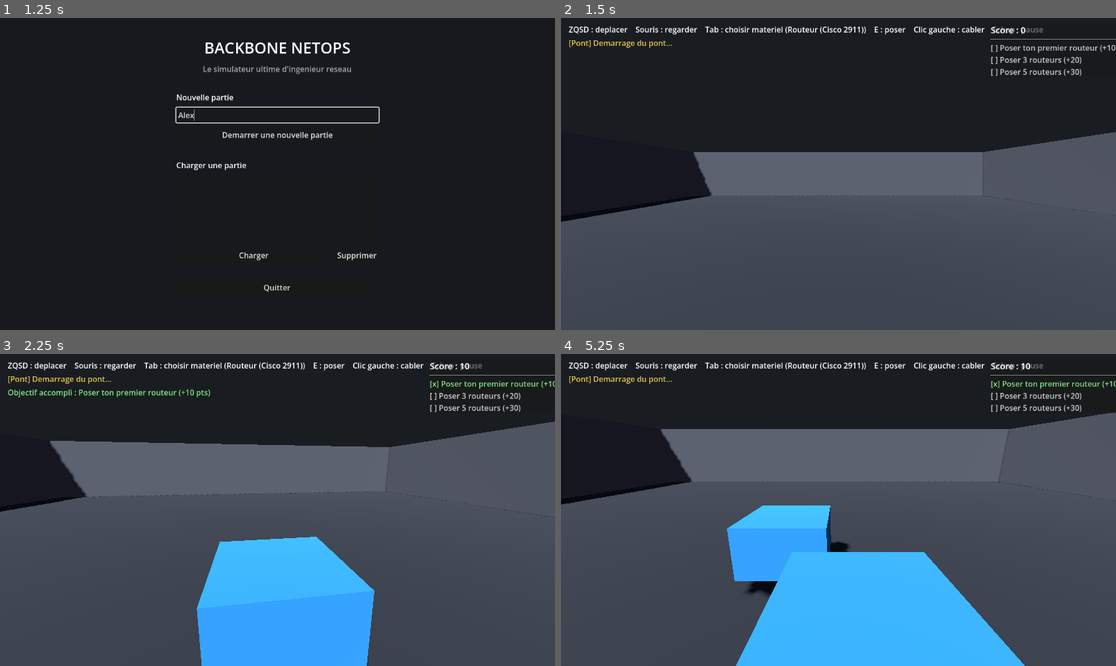
Above: before the commit, frames 1-4 (two rows, left to right).
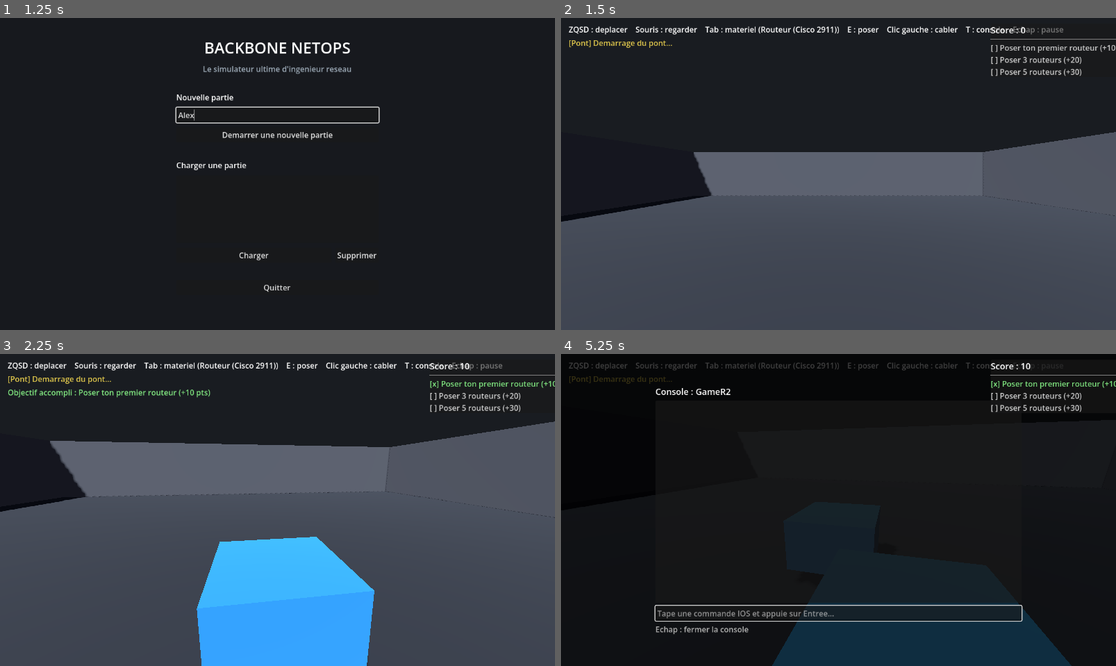
Above: after the commit, the same moments.

Repository: rme28/Backbone-NetOps
Game: Godot game, scene res://scenes/ui/menu.tscn
Same seed, same stepped clock (60 frames per second), same inputs: the game is played once before the commit and once after it.
Inputs (mouse positions are in pixels of both pictures, inside the frame that each line leads up to):
- Up to frame 1 (1.25 s): click (277, 114) at 0.52 s; type "Alex" at 0.6 s
- Up to frame 2 (1.5 s): click "Demarrer une nouvelle partie" at 1.25 s
- Up to frame 3 (2.25 s): tap Enter at 2 s; move the mouse to (305, 510) at 2.02 s; hold W (move_forward) from 2.03 s (still down); hold E (interact) from 2.03 s (still down); click (305, 510) at 2.17 s
- Up to frame 4 (5.25 s): keep holding W (move_forward); tap T at 2.3, 2.85, 4.55, 5.1 s; tap Space at 2.75, 4.25 s; move the mouse to (810, 510) at 2.77 s; release E (interact) at 2.78 s; click (810, 510) at 2.92 s; tap Tab at 3.05, 3.6 s; tap Enter at 3.5, 5 s; move the mouse to (849, 503) at 3.52 s; hold E (interact) 3.53-4.28 s; click (849, 503) at 3.67 s; move the mouse to (832, 516) at 4.27 s; tap E (interact) at 4.35 s; click (832, 516) at 4.42 s; move the mouse to (877, 513) at 5.02 s; click (877, 513) at 5.17 s

Frame 1 is identical in both runs. In frame 2, 0.7% of the frame differs, in the area x 29-91%, y 2-6%; in frame 3, 0.7%; in frame 4, 85%, in the area x 0-100%, y 0-100%.

Commit message:
Console : persistance, focus, entree vide, et fix de l'engorgement
- Les commandes tapees dans la console sont journalisees (evenement
  cli_command) et rejouees au chargement d'une sauvegarde, avec un delai
  de boot avant la premiere commande par equipement. Avant, seuls les
  equipements et cables survivaient a un rechargement, pas la config.
- Fix focus : Tab faisait fuir le focus du champ de saisie vers un autre
  controle (navigation par defaut de Godot). Le champ garde maintenant le
  focus (focus_next/previous pointes sur lui-meme), avec reaffirmation a
  chaque rafraichissement.
  Note : pas de vraie autocompletion IOS via Tab, enterChar() de l'API PT
  rejette tous les arguments testes (documente dans bridge/README.md).
- Une ligne vide (Entree seule) est maintenant envoyee normalement, pour
  faire avancer la pagination "--More--" (ex show running-config).
- Fix latence croissante : l'auto-refresh (0.5s) empilait une nouvelle
  requete meme si la precedente n'etait pas revenue. Comme PT ne sert
  qu'un job par poll (~500ms), la file grossissait sans limite. Ajout
  d'un verrou anti-chevauchement.
- Investigation : sauvegarder/charger le vrai .pkt (fileSaveToBytes/
  fileOpenFromBytes) au lieu de rejouer le journal ? Techniquement
  possible mais 23s pour convertir 45 Ko en base64 sur une topologie a
  un seul equipement - abandonne, documente dans bridge/README.md. Le
  jeu reste sur le rejeu d'evenements.

Compilation validee en headless. Test complet (persistance, focus,
latence) a faire dans l'editeur.

Diff:
--- a/game/scripts/network/bridge_client.gd
+++ b/game/scripts/network/bridge_client.gd
@@ -124,8 +124,30 @@
 	_post_command({"action": "getDevices"})
 
 
+## Tape une commande dans le vrai CLI de l'equipement (voir bridge/README.md
+## "Real interactive CLI access"). on_result(status, data) est appele quand
+## la commande a ete transmise (data=true), pas quand elle a fini de s'executer
+## dans PT (un ping prend plusieurs secondes) - relire via cli_read() ensuite.
+## delay_before (secondes) : utile au rejeu d'une sauvegarde, pour laisser un
+## equipement fraichement recree finir de booter avant sa premiere commande.
+func cli_send(device_name: String, command: String, on_result: Callable = Callable(), delay_before: float = 0.0) -> void:
+	var cmd := {"action": "cliSend", "name": device_name, "command": command}
+	if delay_before > 0.0:
+		cmd["delay_before"] = delay_before
+	_post_command(cmd, on_result)
+
+
+## Lit l'etat courant du CLI d'un equipement. on_result(status, data) recoit
+## data = {"output": <transcript complet>, "prompt": <prompt courant>}.
+func cli_read(device_name: String, on_result: Callable) -> void:
+	_post_command({"action": "cliRead", "name": device_name}, on_result)
+
+
 ## Depose une commande sur le pont et suit son resultat via /result/<job_id>.
-func _post_command(cmd: Dictionary) -> void:
+## on_result(status, data), si fourni, est appele en plus du signal command_result
+## (utile pour des appelants qui doivent distinguer leurs propres requetes,
+## comme le terminal en jeu qui peut interroger plusieurs equipements).
+func _post_command(cmd: Dictionary, on_result: Callable = Callable()) -> void:
 	if not _connected:
 		push_warning("[bridge] commande ignoree, pont non connecte : %s" % cmd.get("action", "?"))
 		return
@@ -140,8 +162,7 @@
 		if typeof(parsed) == TYPE_DICTIONARY and (parsed as Dictionary).has("job_id"):
 			var resp := parsed as Dictionary
 			var job_id := resp["job_id"] as String
-			print("[bridge] job depose : %s (%s)" % [job_id, cmd.get("action", "?")])
-			_poll_result(job_id)
+			_poll_result(job_id, 0, on_result)
 		else:
 			push_error("[bridge] reponse inattendue du pont : %s" % body.get_string_from_utf8())
 	)
@@ -157,7 +178,7 @@
 
 
 ## Interroge /result/<job_id> jusqu'a obtenir ok/error (max ~10s).
-func _poll_result(job_id: String, tries := 0) -> void:
+func _poll_result(job_id: String, tries := 0, on_result: Callable = Callable()) -> void:
 	if tries > 40:
 		push_warning("[bridge] pas de resultat pour le job %s (timeout)" % job_id)
 		return
@@ -174,10 +195,11 @@
 		var status := resp.get("status", "pending") as String
 		if status == "pending":
 			await get_tree().create_timer(0.25).timeout
-			_poll_result(job_id, tries + 1)
+			_poll_result(job_id, tries + 1, on_result)
 		else:
 			var data: Variant = resp.get("result", resp.get("error", null))
-			print("[bridge] job %s -> %s" % [job_id, status])
 			command_result.emit(job_id, status, data)
+			if on_result.is_valid():
+				on_result.call(status, data)
 	)
 	http.request(BRIDGE + "/result/" + job_id, [], HTTPClient.METHOD_GET)
--- a/game/scripts/world/server_room.gd
+++ b/game/scripts/world/server_room.gd
@@ -7,6 +7,7 @@
 
 const MENU_SCENE := "res://scenes/ui/menu.tscn"
 const CABLE_MAX_DISTANCE := 8.0
+const TERMINAL_AUTO_REFRESH := 0.5
 
 var _paused := false
 var _pt_replayed := false
@@ -29,6 +30,17 @@
 var _device_positions: Dictionary = {}    # device_name -> Vector3
 var _used_interfaces: Dictionary = {}     # device_name -> Array[String]
 var _cable_start: String = ""
+var _replay_cli_booted: Dictionary = {}   # device_name -> bool (delai de boot deja applique au rejeu)
+
+# --- Terminal (console reelle de l'equipement, via getCommandLine cote PT) -----
+var _terminal_layer: CanvasLayer
+var _terminal_open := false
+var _terminal_device := ""
+var _terminal_title: Label
+var _terminal_output: RichTextLabel
+var _terminal_input: LineEdit
+var _terminal_refresh_accum := 0.0
+var _terminal_refresh_in_flight := false
 
 
 func _ready() -> void:
@@ -38,6 +50,7 @@
 	_build_room()
 	_build_ui()
 	_build_palette()
+	_build_terminal()
 	_build_objectives_panel()
 	_build_pause_menu()
 
@@ -129,8 +142,8 @@
 	if not _catalog.is_empty():
 		selected = _catalog[_selected_index]["label"]
 	_help_label.text = (
-		"ZQSD : deplacer    Souris : regarder    Tab : choisir materiel (%s)    "
-		+ "E : poser    Clic gauche : cabler    Echap : pause"
+		"ZQSD : deplacer    Souris : regarder    Tab : materiel (%s)    E : poser    "
+		+ "Clic gauche : cabler    T : console    Echap : pause"
 	) % selected
 
 
@@ -159,6 +172,61 @@
 		var row := Label.new()
 		row.text = "%d - %s" % [i + 1, _catalog[i]["label"]]
 		vbox.add_child(row)
+
+
+## Console interactive branchee sur le vrai CLI de l'equipement dans PT (voir
+## Bridge.cli_send/cli_read). Ce n'est pas un faux terminal : les commandes
+## tapees ici sont reellement executees par Packet Tracer.
+func _build_terminal() -> void:
+	_terminal_layer = CanvasLayer.new()
+	_terminal_layer.visible = false
+	add_child(_terminal_layer)
+
+	var dim := ColorRect.new()
+	dim.color = Color(0, 0, 0, 0.75)
+	dim.set_anchors_preset(Control.PRESET_FULL_RECT)
+	_terminal_layer.add_child(dim)
+
+	var center := CenterContainer.new()
+	center.set_anchors_preset(Control.PRESET_FULL_RECT)
+	_terminal_layer.add_child(center)
+
+	var vbox := VBoxContainer.new()
+	vbox.custom_minimum_size = Vector2(760, 0)
+	vbox.add_theme_constant_override("separation", 6)
+	center.add_child(vbox)
+
+	_terminal_title = Label.new()
+	_terminal_title.add_theme_font_size_override("font_size", 18)
+	vbox.add_child(_terminal_title)
+
+	var panel := PanelContainer.new()
+	panel.custom_minimum_size = Vector2(760, 420)
+	vbox.add_child(panel)
+
+	_terminal_output = RichTextLabel.new()
+	_terminal_output.custom_minimum_size = Vector2(740, 400)
+	_terminal_output.scroll_following = true
+	_terminal_output.bbcode_enabled = false
+	_terminal_output.add_theme_font_size_override("normal_font_size", 14)
+	panel.add_child(_terminal_output)
+
+	_terminal_input = LineEdit.new()
+	_terminal_input.placeholder_text = "Tape une commande IOS et appuie sur Entree..."
+	_terminal_input.text_submitted.connect(_on_terminal_command_submitted)
+	# Empeche Tab de faire fuir le focus vers un autre controle de l'UI (comportement
+	# de navigation par defaut de Godot) : pas d'autocompletion IOS disponible via
+	# l'API PT (enterChar rejette tous les arguments testes), mais au moins le champ
+	# garde le focus.
+	_terminal_input.focus_mode = Control.FOCUS_ALL
+	vbox.add_child(_terminal_input)
+	_terminal_input.focus_next = _terminal_input.get_path()
+	_terminal_input.focus_previous = _terminal_input.get_path()
+
+	var hint := Label.new()
+	hint.text = "Echap : fermer la console"
+	hint.modulate = Color(0.7, 0.7, 0.7)
+	vbox.add_child(hint)
 
 
 func _build_objectives_panel() -> void:
@@ -301,6 +369,16 @@
 				event.get("dev2", ""), event.get("iface2", ""),
 				event.get("cable", "straight"),
 			)
+		"cli_command":
+			var cli_device: String = event.get("name", "")
+			# Laisse le temps a un equipement fraichement recree de booter avant
+			# sa premiere commande rejouee (sinon "no"/"enable" arrivent trop tot
+			# et sont perdus). Une seule fois par equipement.
+			var delay := 0.0
+			if not _replay_cli_booted.get(cli_device, false):
+				_replay_cli_booted[cli_device] = true
+				delay = 6.0
+			Bridge.cli_send(cli_device, event.get("command", ""), Callable(), delay)
 
 
 func _mark_interface_used(device_name: String, iface: String) -> void:
@@ -360,18 +438,27 @@
 
 func _unhandled_input(event: InputEvent) -> void:
 	if event.is_action_pressed("ui_cancel"):
-		if _palette_open:
+		if _terminal_open:
+			_close_terminal()
+		elif _palette_open:
 			_close_palette()
 		else:
 			_toggle_pause()
 		return
 
-	if _paused:
+	if _paused or _terminal_open:
 		return
 
 	if event is InputEventKey and event.pressed and not event.echo:
 		if event.keycode == KEY_TAB:
 			_toggle_palette()
+			return
+		if event.keycode == KEY_T:
+			var target := _raycast_device_name()
+			if target.is_empty():
+				_flash_feedback("Vise un equipement pour ouvrir sa console")
+			else:
+				_open_terminal(target)
 			return
 		if _palette_open and event.keycode >= KEY_1 and event.keycode <= KEY_9:
 			var idx: int = event.keycode - KEY_1
@@ -390,6 +477,15 @@
 		_handle_cable_click()
 
 
+func _process(delta: float) -> void:
+	if not _terminal_open:
+		return
+	_terminal_refresh_accum += delta
+	if _terminal_refresh_accum >= TERMINAL_AUTO_REFRESH:
+		_terminal_refresh_accum = 0.0
+		_refresh_terminal()
+
+
 func _toggle_pause() -> void:
 	_paused = not _paused
 	_pause_menu.visible = _paused
@@ -404,6 +500,60 @@
 func _close_palette() -> void:
 	_palette_open = false
 	_palette_layer.visible = false
+
+
+func _open_terminal(device_name: String) -> void:
+	_terminal_device = device_name
+	_terminal_open = true
+	_terminal_refresh_accum = 0.0
+	_terminal_layer.visible = true
+	_terminal_title.text = "Console : %s" % device_name
+	_terminal_output.text = ""
+	Input.mouse_mode = Input.MOUSE_MODE_VISIBLE
+	_player.set_active(false)
+	_terminal_input.grab_focus()
+	_refresh_terminal()
+
+
+func _close_terminal() -> void:
+	_terminal_open = false
+	_terminal_layer.visible = false
+	Input.mouse_mode = Input.MOUSE_MODE_CAPTURED
+	_player.set_active(true)
+
+
+func _on_terminal_command_submitted(text: String) -> void:
+	# On envoie meme une ligne vide : appuyer sur Entree tout court fait avancer
+	# la pagination "--More--" (ex: show running-config), comme sur un vrai CLI.
+	_terminal_input.text = ""
+	var device := _terminal_device
+	Bridge.cli_send(device, text, func(_status, _data): _refresh_terminal())
+	GameState.record({"type": "cli_command", "name": device, "command": text})
+	# call_deferred : grab_focus() immediat ne "tenait" pas toujours apres un submit.
+	_terminal_input.call_deferred("grab_focus")
+
+
+func _refresh_terminal() -> void:
+	if not _terminal_open:
+		return
+	# Verrou anti-chevauchement : sans ca, chaque tick de 0.5s empile une nouvelle
+	# requete meme si la precedente n'est pas revenue. Comme PT ne traite qu'un
+	# job a la fois (poll ~500ms), la file grossit sans limite et le terminal
+	# affiche les resultats avec un retard croissant.
+	if _terminal_refresh_in_flight:
+		return
+	_terminal_refresh_in_flight = true
+	var device := _terminal_device
+	Bridge.cli_read(device, func(status, data):
+		_terminal_refresh_in_flight = false
+		if not _terminal_open or device != _terminal_device:
+			return
+		if status == "ok" and typeof(data) == TYPE_DICTIONARY:
+			var d := data as Dictionary
+			_terminal_output.text = str(d.get("output", ""))
+		if not _terminal_input.has_focus():
+			_terminal_input.call_deferred("grab_focus")
+	)
 
 
 func _place_device() -> void:
Not shown, changed: CHANGELOG.md
Not shown, changed: bridge/README.md
Not shown, changed: bridge/commands.py
